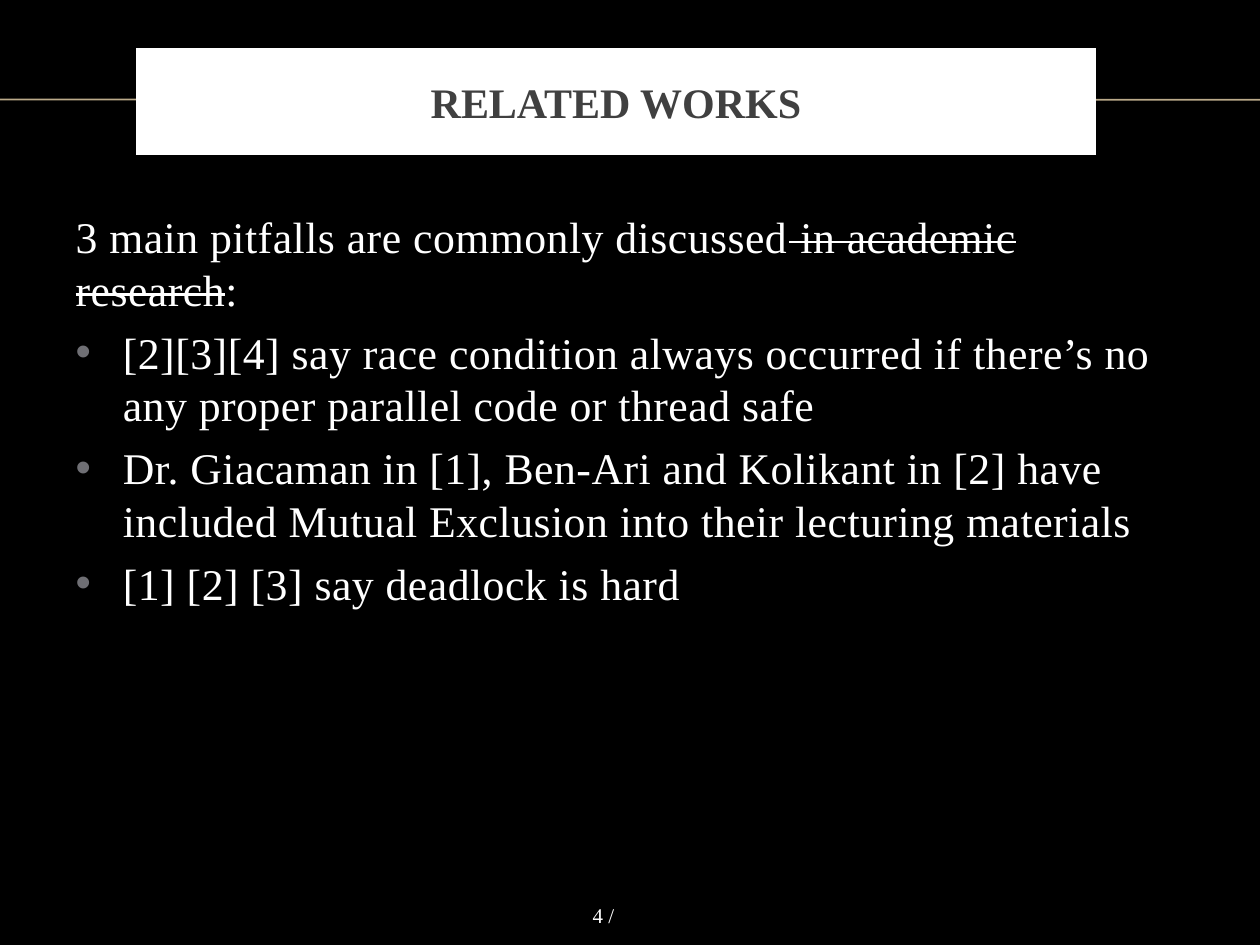
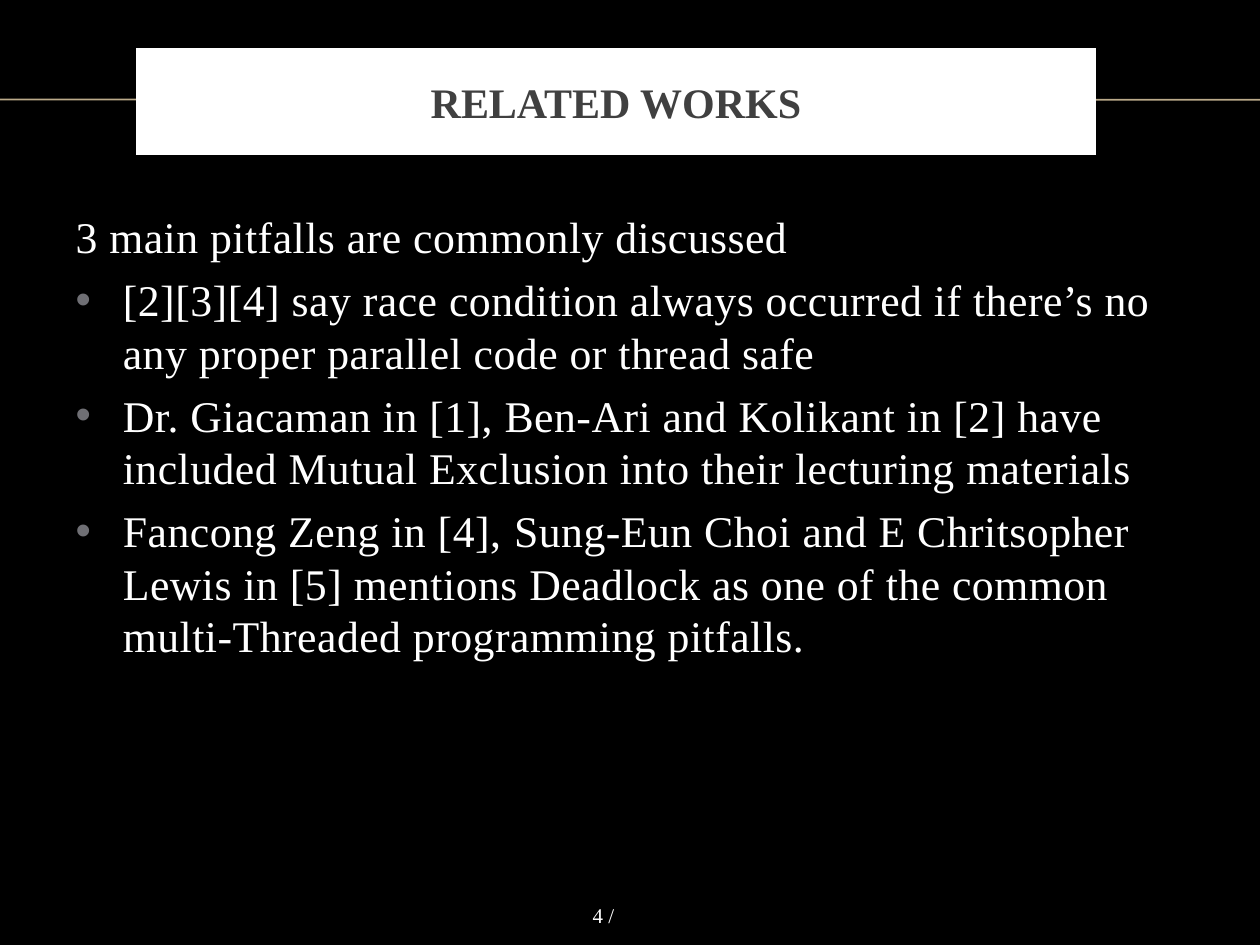
Before and after one commit to vong-srey/Paravantage, a slide deck: slide 4 of Presentation.pptx. Drawn at 1260x945 pixels with LibreOffice and Linux fonts; fonts in the diff are those of the drawing; background and template pictures are left out. Boxes give left, top, right and bottom in pixels: in the first picture for what was removed or moved away, otherwise in the second. Text is boxed around its words. In the diff, an @@ line names an element or a change of style, - is before the commit and + after.

```diff
--- a/Presentation.pptx
+++ b/Presentation.pptx
@@ text at box(76, 222, 786, 262): text changed @@
-3 main pitfalls are commonly discussed in academic research:
+3 main pitfalls are commonly discussed
@@ text at box(123, 516, 1128, 661): text changed @@
-• [1] [2] [3] say deadlock is hard
+• Fancong Zeng in [4], Sung-Eun Choi and E Chritsopher Lewis in [5] mentions Deadlock as one of the common multi-Threaded programming pitfalls.
```
Also in this commit, not shown: 4 other slides changed.
